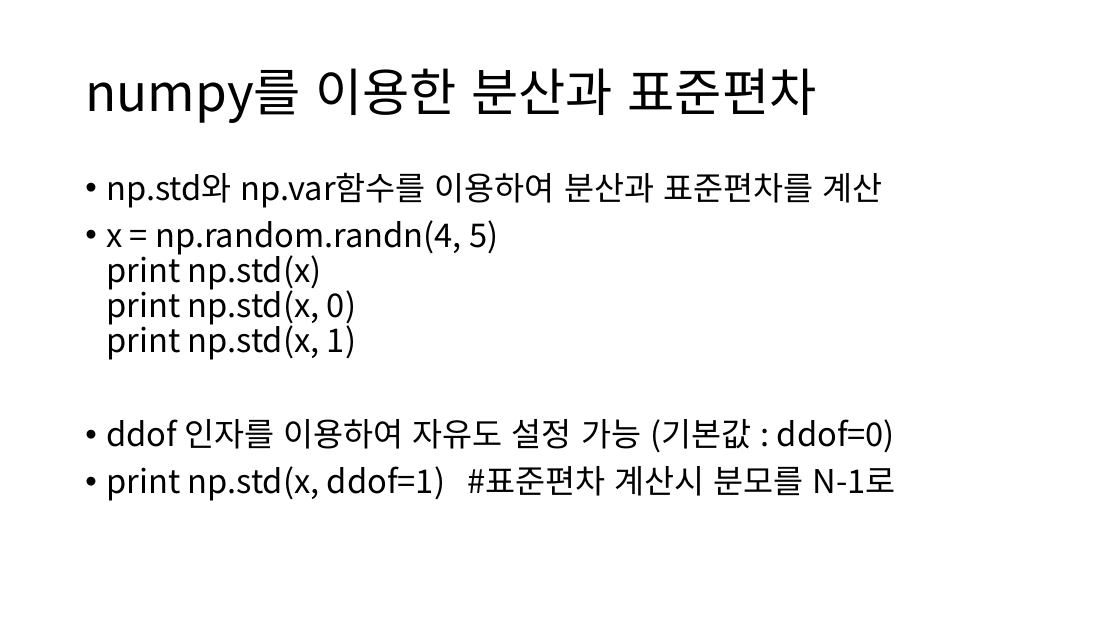
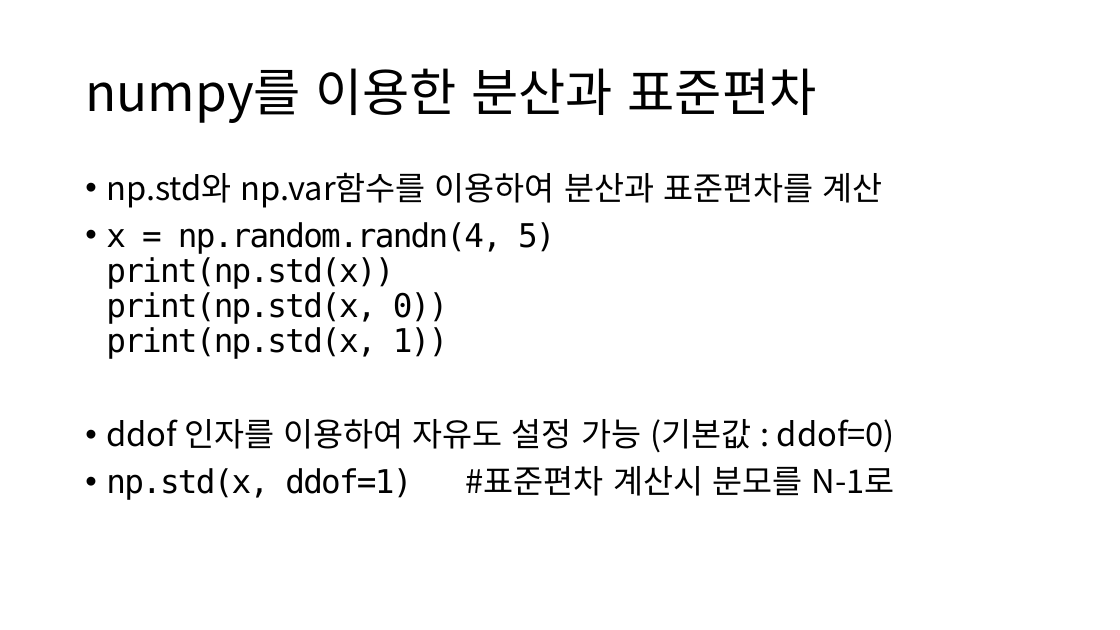
Before and after one commit to ksublee/SPuP, a slide deck: slide 18 of ppt/Python_8_Statistics.pptx. Drawn at 1120x630 pixels with LibreOffice and Linux fonts; fonts in the diff are those of the drawing. Boxes give left, top, right and bottom in pixels: in the first picture for what was removed or moved away, otherwise in the second. Text is boxed around its words. In the diff, an @@ line names an element or a change of style, - is before the commit and + after.

```diff
--- a/ppt/Python_8_Statistics.pptx
+++ b/ppt/Python_8_Statistics.pptx
@@ text at [106, 222, 556, 359]: text changed; font Noto Sans CJK KR to DejaVu Sans Mono @@
-• x = np.random.randn(4, 5)
-  print np.std(x)
-  print np.std(x, 0)
-  print np.std(x, 1)
+• x = np.random.randn(4, 5)
+  print(np.std(x))
+  print(np.std(x, 0))
+  print(np.std(x, 1))
@@ text at [106, 466, 894, 500]: text changed; font Noto Sans CJK KR to DejaVu Sans Mono @@
-• print np.std(x, ddof=1) #표준편차 계산시 분모를 N-1로
+• np.std(x, ddof=1) #표준편차 계산시 분모를 N-1로
```
Also in this commit, not shown: 9 other slides changed, 9 other files.
